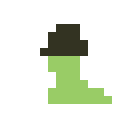
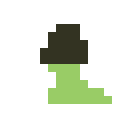
Layered file, before and after one edit (128x128). Changes by layer:
painted on "Background" over left=40, top=56, right=88, bottom=64
